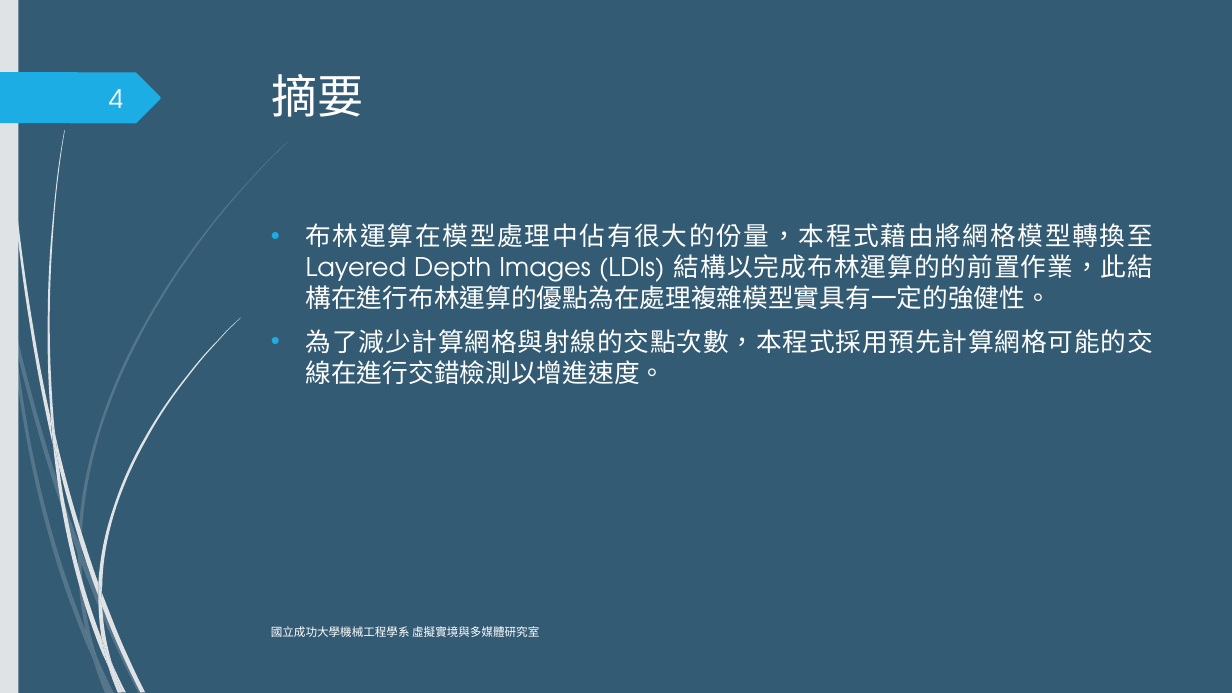
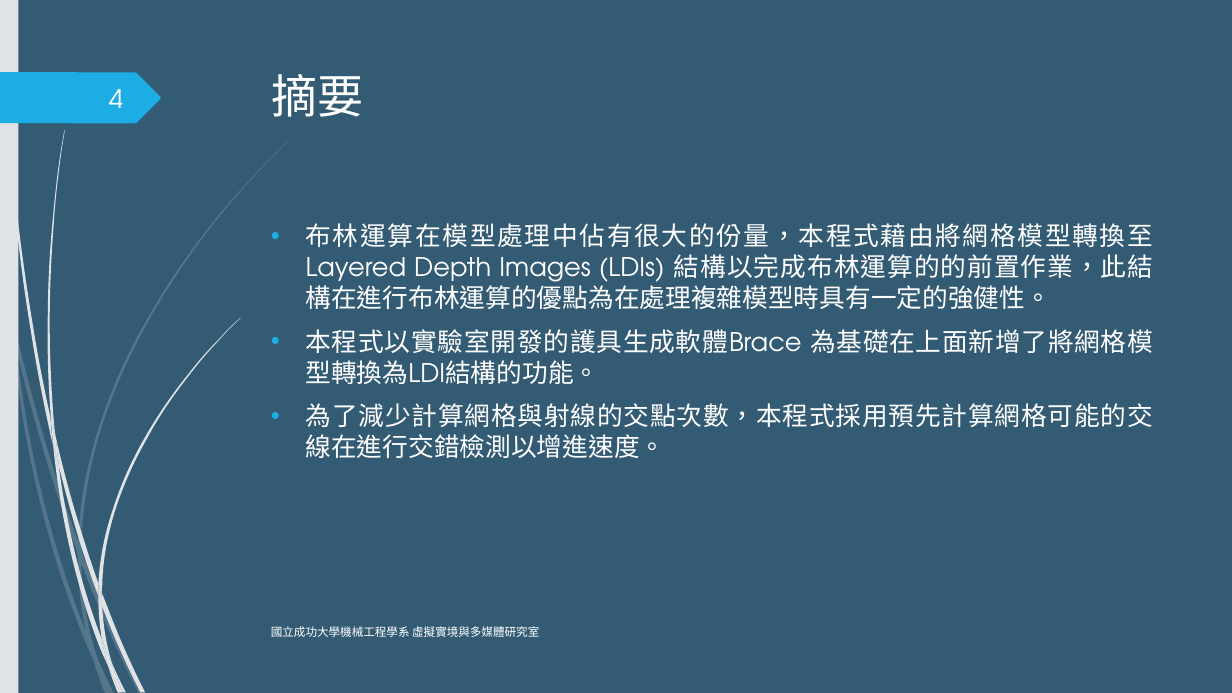
Before and after one commit to david11014/OOPHW, a slide deck: slide 4 of FinalPeoject/期末報告N16064755.pptx. Drawn at 1232x693 pixels with LibreOffice and Linux fonts; fonts in the diff are those of the drawing. Boxes give left, top, right and bottom in pixels: in the first picture for what was removed or moved away, otherwise in the second. Text is boxed around its words. In the diff, an @@ line names an element or a change of style, - is before the commit and + after.

```diff
--- a/FinalPeoject/期末報告N16064755.pptx
+++ b/FinalPeoject/期末報告N16064755.pptx
@@ text at [306,223,1153,384]: text changed @@
-• 布林運算在模型處理中佔有很大的份量，本程式藉由將網格模型轉換至Layered Depth Images (LDIs) 結構以完成布林運算的的前置作業，此結構在進行布林運算的優點為在處理複雜模型實具有一定的強健性。
+• 布林運算在模型處理中佔有很大的份量，本程式藉由將網格模型轉換至Layered Depth Images (LDIs) 結構以完成布林運算的的前置作業，此結構在進行布林運算的優點為在處理複雜模型時具有一定的強健性。
+• 本程式以實驗室開發的護具生成軟體Brace 為基礎在上面新增了將網格模型轉換為LDI結構的功能。
```
Also in this commit, not shown: 2 other slides changed.
